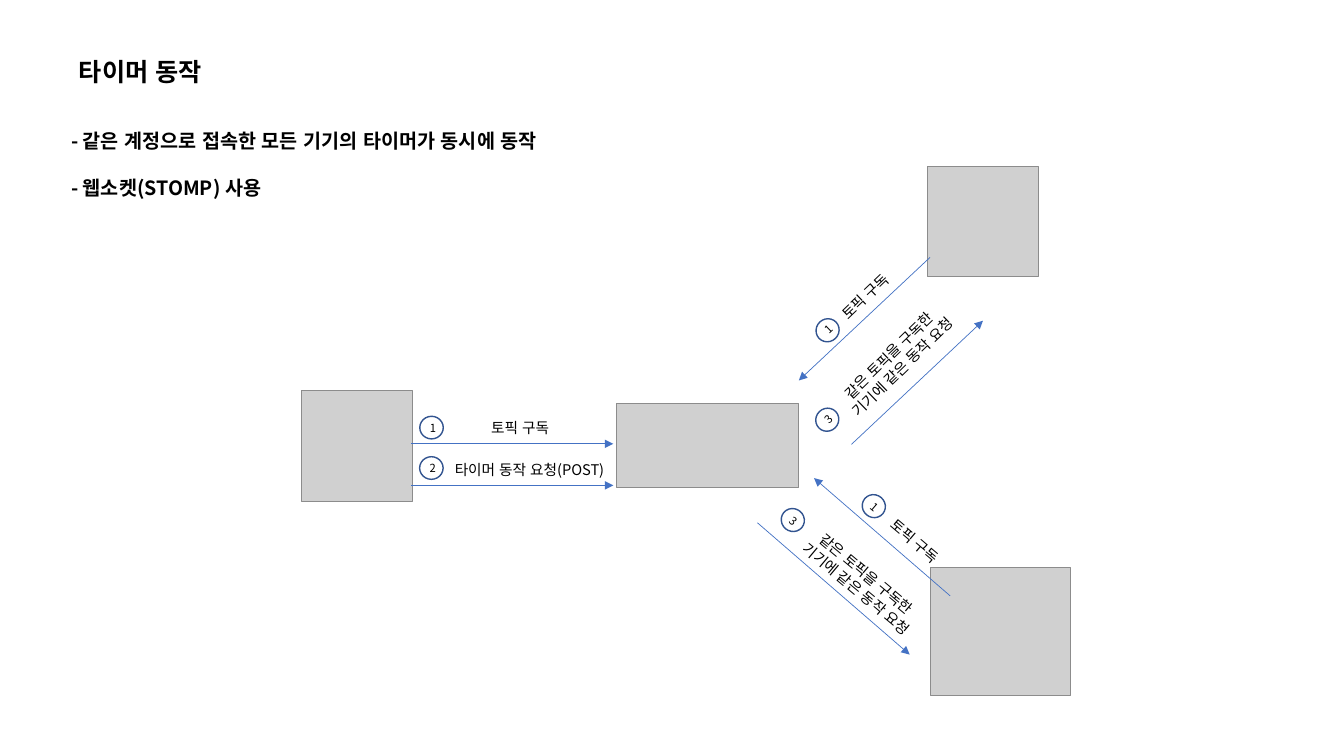
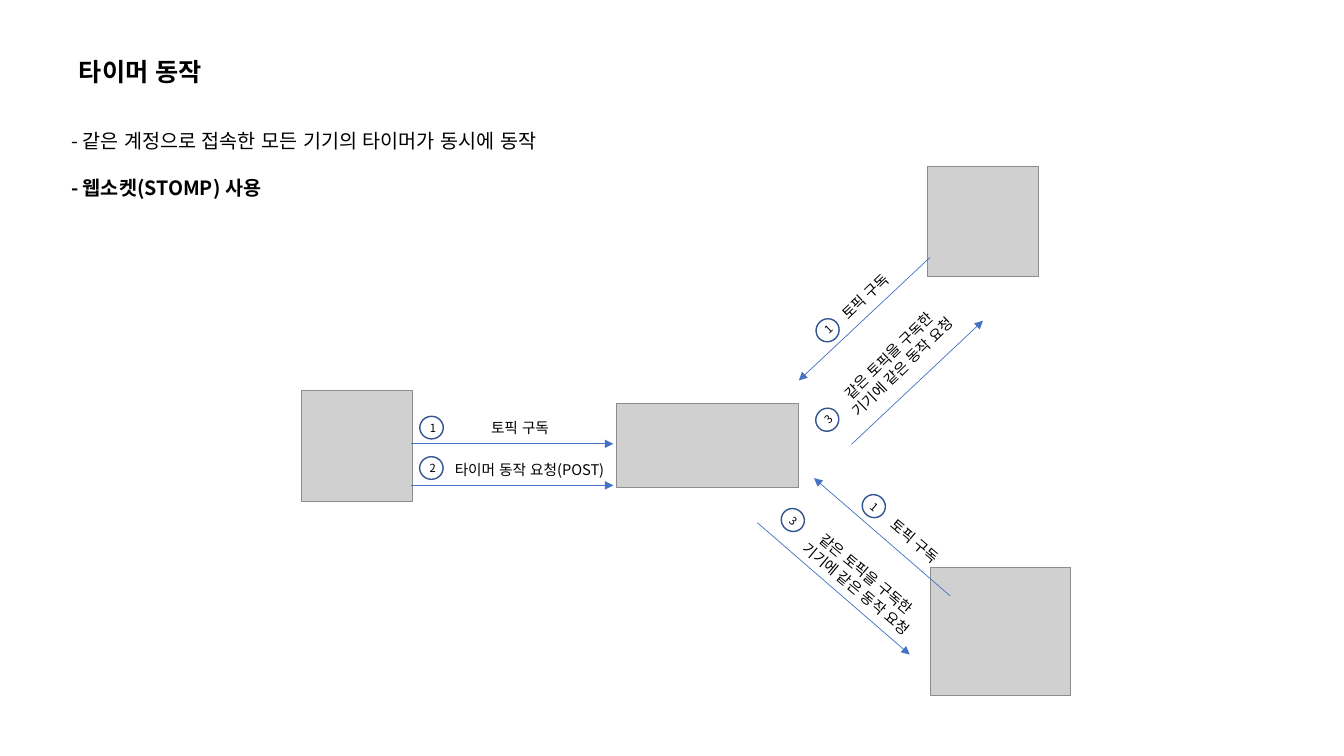
Before and after one commit to ohjinhokor/PortFolio, a slide deck: slide 13 of 오진호 포트폴리오.pptx (slide 7 before the commit). Drawn at 1344x756 pixels with LibreOffice and Linux fonts; fonts in the diff are those of the drawing; grey boxes stand for pictures; background and template pictures are left out. Boxes give left, top, right and bottom in pixels: in the first picture for what was removed or moved away, otherwise in the second. Text is boxed around its words. In the diff, an @@ line names an element or a change of style, - is before the commit and + after.

```diff
--- a/오진호 포트폴리오.pptx
+++ b/오진호 포트폴리오.pptx
@@ text at (82,131,536,150): bold off in "- 같은 계정으로 접속한 모든 기기의 타이머가 ..." @@
```
Also in this commit, not shown: 2 other slides changed, 4 slides removed, 1 other file.
